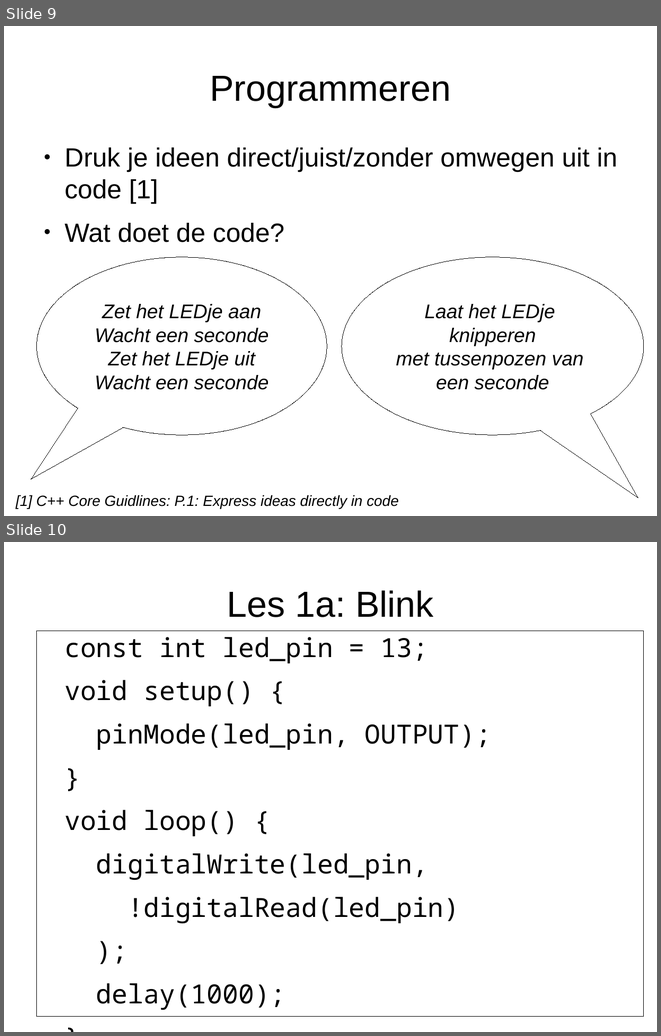
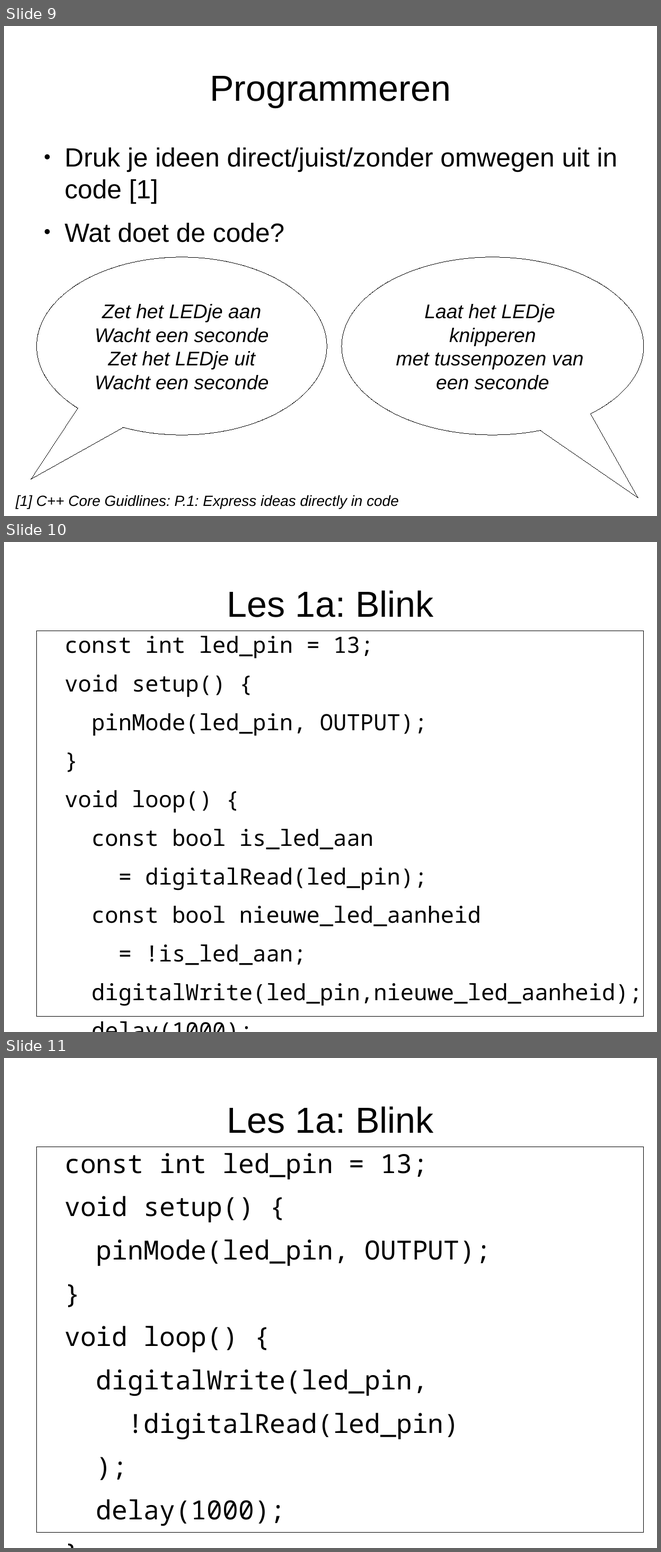
Before and after one commit to djog/arduino_cursus, a slide deck: Raw/CorrectMetArduino_1a_Blink.odp. Shown one above the other, each under a label of ours: slides 9 and 10 before the commit, slides 9, 10 and 11 after it. The pictures are 661x1036 and 661x1552 pixels, drawn with LibreOffice and Linux fonts; fonts in the diff are those of the drawing. Boxes give left, top, right and bottom in pixels: in the first picture for what was removed or moved away, otherwise in the second. Text is boxed around its words. In the diff, an @@ line names an element or a change of style, - is before the commit and + after.

```diff
--- a/Raw/CorrectMetArduino_1a_Blink.odp
+++ b/Raw/CorrectMetArduino_1a_Blink.odp
@@ slide 10 added at bbox=[4, 542, 657, 1032], background #FFFFFF @@
@@ title added at bbox=[227, 590, 434, 617], 44 pt, text #000000 @@
+Les 1a: Blink
@@ text added at bbox=[36, 631, 644, 1016], outline #000000 0 pt, 27.2 pt, text #000000 @@
+const int led_pin = 13;
+void setup() {
+pinMode(led_pin, OUTPUT);
+}
+void loop() {
+const bool is_led_aan
+= digitalRead(led_pin);
+const bool nieuwe_led_aanheid
+= !is_led_aan;
+digitalWrite(led_pin,nieuwe_led_aanheid);
+delay(1000);
+}
@@ what was slide 10 is now slide 11 @@
```
Also in this commit, not shown: 2 other files.
